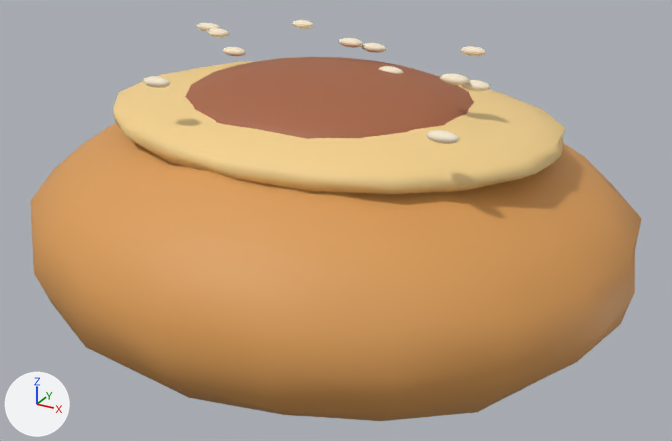
Before and after pictures for a commit that changed the glTF model models/catch_breads/bread_curry.glb.
One viewpoint serves both versions: a 50 mm camera at (0.551, -0.983, 0.499) aimed at (0.012, -0.004, 0.009). The axes (+X, +Y, +Z) are drawn at lower left. The lights are the same throughout. The picture after the commit comes second. Where no turn or scale is listed for an object, it has been applied to the vertices.

The first picture shows 'ふっくらした生地.001', 'カリッとしたパン粉', 'カリッとしたパン粉.001', 'カリッとしたパン粉.002', 'カリッとしたパン粉.003', 'カリッとしたパン粉.004', 'カリッとしたパン粉.005', 'カリッとしたパン粉.006', 'カリッとしたパン粉.007', 'カリッとしたパン粉.008', 'カリッとしたパン粉.009', 'カリッとしたパン粉.010', 'カリッとしたパン粉.011', 'カリッとしたパン粉.012', 'カレーの中身', '具材を載せるくぼみ.001'.
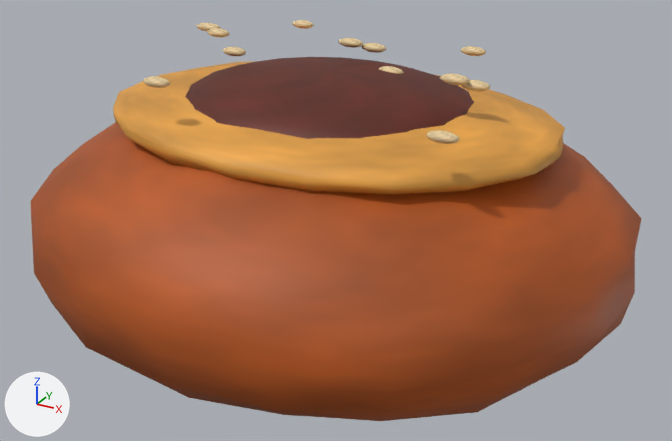
Edits to the scene script, one JSON object a line:
```json
{"op": "add", "block": "img_material_05", "code": ["img_material_05 = load_image('material_05', '_unpacked/material_05', 64, 64, 'sRGB')"]}
{"op": "add", "block": "img_material_17", "code": ["img_material_17 = load_image('material_17', '_unpacked/material_17', 64, 64, 'sRGB')"]}
{"op": "add", "block": "img_material_03", "code": ["img_material_03 = load_image('material_03', '_unpacked/material_03', 64, 64, 'sRGB')"]}
{"op": "add", "block": "img_material_02", "code": ["img_material_02 = load_image('material_02', '_unpacked/material_02', 64, 64, 'sRGB')"]}
{"op": "remove", "block": "mat_焼きたての山吹色", "code": "mat_焼きたての山吹色.base_color = (0.72, 0.34, 0.095)  # orange #dd9e57"}
{"op": "add", "block": "mat_焼きたての山吹色", "code": "mat_焼きたての山吹色.texture = img_material_02"}
{"op": "remove", "block": "mat_薄焼きの生地", "code": "mat_薄焼きの生地.base_color = (0.92, 0.65, 0.27)  # beige #f6d38e"}
{"op": "add", "block": "mat_薄焼きの生地", "code": "mat_薄焼きの生地.texture = img_material_03"}
{"op": "remove", "block": "mat_焼いたパティ", "code": "mat_焼いたパティ.base_color = (0.39, 0.13, 0.055)  # brown #a86542"}
{"op": "add", "block": "mat_焼いたパティ", "code": "mat_焼いたパティ.texture = img_material_17"}
{"op": "remove", "block": "mat_小麦粉", "code": "mat_小麦粉.base_color = (0.94, 0.83, 0.63)  # beige #f8ebd0"}
{"op": "add", "block": "mat_小麦粉", "code": "mat_小麦粉.texture = img_material_05"}
```

Pixel boxes [x1, y1, x2, y2] of what changed, in the pictures (672 x 441 px):
```json
{"object": "ふっくらした生地.001", "change": "surface changed", "before": [30, 122, 642, 421], "after": [30, 122, 642, 421], "on screen": "orange to brown"}
{"object": "具材を載せるくぼみ.001", "change": "surface changed", "before": [113, 61, 565, 194], "after": [113, 61, 565, 194], "on screen": "beige to orange"}
{"object": "カレーの中身", "change": "surface changed", "before": [185, 57, 474, 139], "after": [185, 57, 474, 139], "on screen": "darker"}
{"object": "カリッとしたパン粉.012", "change": "surface changed", "before": [426, 130, 460, 144], "after": [426, 130, 460, 144]}
{"object": "カリッとしたパン粉.011", "change": "surface changed", "before": [440, 73, 470, 85], "after": [440, 73, 470, 85]}
{"object": "カリッとしたパン粉.008", "change": "surface changed", "before": [143, 76, 170, 88], "after": [143, 76, 170, 88]}
{"object": "カリッとしたパン粉.004", "change": "surface changed", "before": [461, 80, 491, 91], "after": [461, 80, 491, 91]}
{"object": "カリッとしたパン粉.010", "change": "surface changed", "before": [461, 46, 486, 56], "after": [461, 46, 486, 56]}
{"object": "カリッとしたパン粉.006", "change": "surface changed", "before": [361, 43, 386, 53], "after": [361, 43, 386, 53]}
{"object": "カリッとしたパン粉.009", "change": "surface changed", "before": [338, 38, 363, 48], "after": [338, 38, 363, 48]}
{"object": "カリッとしたパン粉", "change": "surface changed", "before": [223, 47, 246, 56], "after": [223, 47, 246, 56]}
{"object": "カリッとしたパン粉.005", "change": "surface changed", "before": [207, 28, 230, 37], "after": [207, 28, 230, 37]}
{"object": "カリッとしたパン粉.003", "change": "surface changed", "before": [292, 20, 314, 29], "after": [292, 20, 314, 29]}
{"object": "カリッとしたパン粉.001", "change": "surface changed", "before": [379, 66, 404, 74], "after": [379, 66, 404, 74]}
{"object": "カリッとしたパン粉.007", "change": "surface changed", "before": [199, 23, 220, 31], "after": [199, 23, 220, 31]}
{"object": "カリッとしたパン粉.002", "change": "surface changed", "before": [196, 23, 204, 31], "after": [196, 23, 204, 31]}
```
